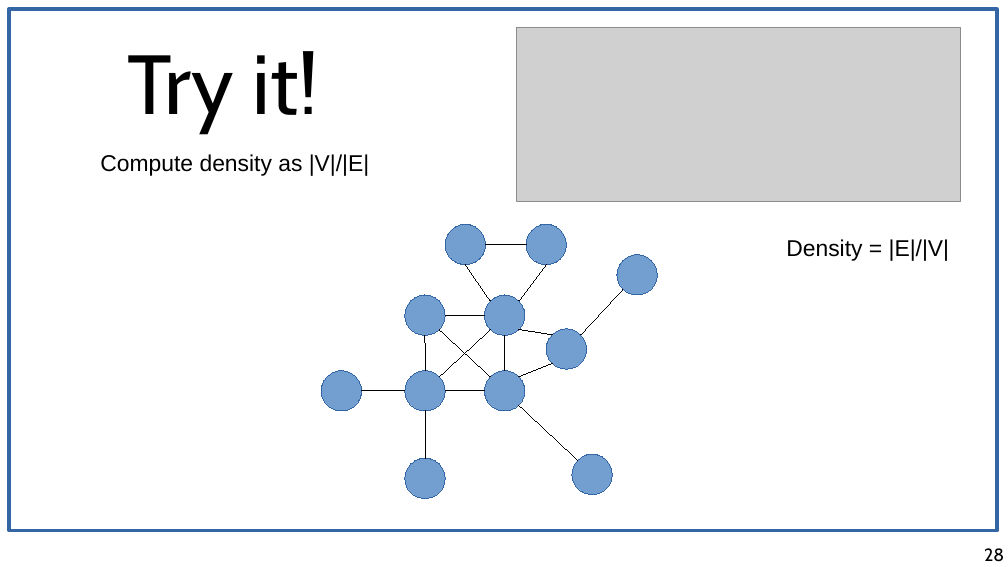
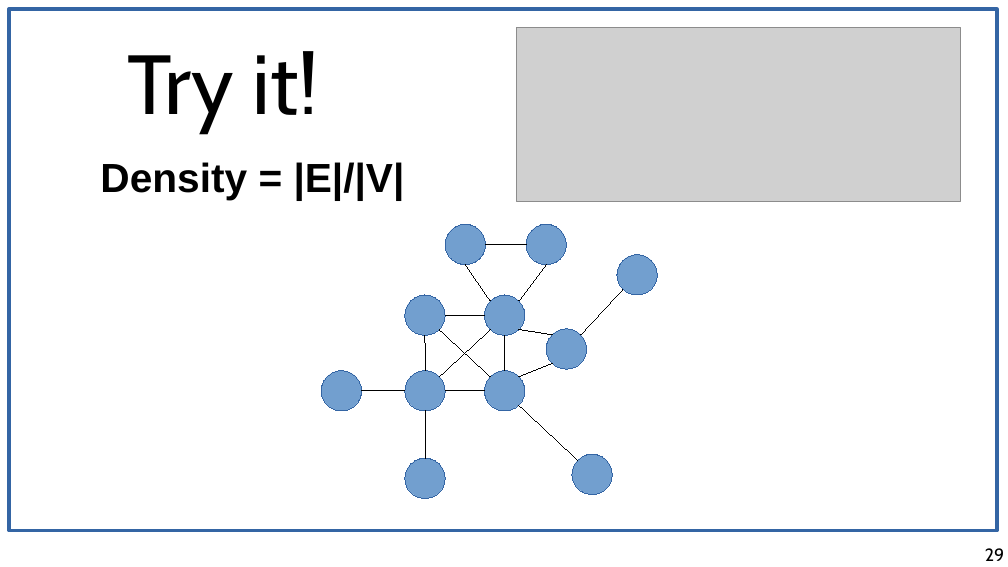
Before and after one commit to chatox/networks-science-course, a slide deck: slide 29 of theory/tt13_dense_subgraphs.odp (slide 28 before the commit). Drawn at 1008x567 pixels with LibreOffice and Linux fonts; fonts in the diff are those of the drawing; grey boxes stand for pictures. Boxes give left, top, right and bottom in pixels: in the first picture for what was removed or moved away, otherwise in the second. Text is boxed around its words. In the diff, an @@ line names an element or a change of style, - is before the commit and + after.

```diff
--- a/theory/tt13_dense_subgraphs.odp
+++ b/theory/tt13_dense_subgraphs.odp
@@ text "Density = |E|/|V|": place and size @@
-text "Density = |E|/|V|" at [786,239,950,261]
+text "Density = |E|/|V|" at [100,162,405,199]
@@ text "Density = |E|/|V|" at [100,162,405,199]: size 18 to 32 pt, bold on @@
@@ text removed at [100,154,370,176] @@
-Compute density as |V|/|E|
@@ page number at [985,548,1004,561]: text changed @@
-28
+29
```
Also in this commit, not shown: 2 other slides changed, 2 slides added, 1 other file.
